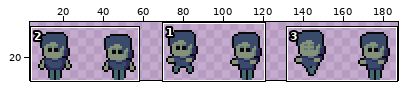
File history of a sprite sheet, assets/sprites/enemy/enemy3.png. The picture above shows the old version from afar; the outline marks the close-up.
Close-up. As it was:
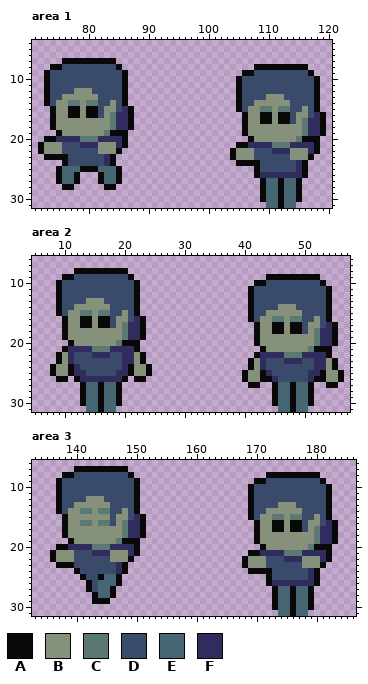
The file is 192x32 pixels. Shown: area 1: x 71..120, y 4..31; area 2: x 5..57, y 6..31; area 3: x 133..186, y 6..31. The wide view leaves out empty margins.
Palette (. is transparent): A #090909  B #85917a  C #5c7873  D #3a4a6b  E #466673  F #302c5e
Pixels before, area 1, first column x 72:
 7 ....AAAAAAAAA...................................
 8 ..AADDDDDDDDDA......................AAAAAAAAA...
 9 .ADDDDDDDDDDDDA...................AADDDDDDDDDA..
10 .ADDDDDDDDDDDDA..................ADDDDDDDDDDDDA.
11 .ADDDDDDDDDDDDA..................ADDDDDDDDDDDDA.
12 .ADDDDBBBDDDDDA..................ADDDDDDDDDDDDA.
13 .ADDBBBBBBDDDDA..................ADDDDBBBDDDDDA.
14 .ADBBCCBCCDDBDA..................ADDBBBBBBDDDDA.
15 ..ABBAABAADBBDFA.................ADBBCCBCCDDBDA.
16 ..ABBAABAADBCFFA..................ABBAABAADBBDFA
17 ..ABBBBBBBBBCFFA..................ABBAABAADBCFFA
18 ..ABBBBBBBBBCFFA..................ABBBBBBBBBCFFA
19 ...ABBBBBBBCAAA...................ABBBBBBBBBCFFA
20 .AAFFFFCCCFFFFA....................ABBBBBBBCAAA.
21 ABBBDDDFFFBBBFA..................AAFFFFCCCFFFFA.
22 ABBBDDDDDDBBBA..................ABBBDDDFFFBBBFA.
23 .AAAADDDDDDFA...................ABBBDDDDDDBBBA..
24 ....ADDDDDDFA....................AAAADDDDDDFA...
25 ...AEEEAAAEEEA......................ADDDDDDFA...
26 ...AEEA...AEEA......................AFFFFFFFA...
27 ...AEEA...AEEA.......................AEEAEEA....
28 ....AA.....AA........................AEEAEEA....
29 .....................................AEEAEEA....
30 .....................................AEEAEEA....
31 ......................................EEAEE.....
Pixels before, area 2, first column x 8:
 8 ....AAAAAAAAA....................................
 9 ..AADDDDDDDDDA......................AAAAAAAAA....
10 .ADDDDDDDDDDDDA...................AADDDDDDDDDA...
11 .ADDDDDDDDDDDDA..................ADDDDDDDDDDDDA..
12 .ADDDDDDDDDDDDA..................ADDDDDDDDDDDDA..
13 .ADDDDBBBDDDDDA..................ADDDDDDDDDDDDA..
14 .ADDBBBBBBDDDDA..................ADDDDBBBDDDDDA..
15 .ADBBCCBCCDDBDA..................ADDBBBBBBDDDDA..
16 ..ABBAABAADBBDFA.................ADBBCCBCCDDBDA..
17 ..ABBAABAADBCFFA..................ABBAABAADBBDFA.
18 ..ABBBBBBBBBCFFA..................ABBAABAADBCFFA.
19 ..ABBBBBBBBBCFFA..................ABBBBBBBBBCFFA.
20 ...ABBBBBBBCAAA...................ABBBBBBBBBCFFA.
21 ..AFFFFCCCFFFFA....................ABBBBBBBCAAA..
22 .ABFDDDFFFDDFFBA..................AFFFFCCCFFFFA..
23 .ABFDDDDDDDDFFBA.................ABFDDDFFFDDFFBA.
24 ABBAFDDDDDDDFABBA................ABFDDDDDDDDFFBA.
25 ABBAFFDDDDDFFABBA...............ABBAFDDDDDDFFABBA
26 .AA.AFFFFFFFA.AA................ABBAAFDDDDDFAABBA
27 .....AEEAEEA.....................AA..AEEAEEA..AA.
28 .....AEEAEEA.........................AEEAEEA.....
29 .....AEEAEEA.........................AEEAEEA.....
30 .....AEEAEEA.........................AEEAEEA.....
31 ......EEAEE...........................EEAEE......
Pixels before, area 3, first column x 136:
 7 ....AAAAAAAAA...................................
 8 ..AADDDDDDDDDA......................AAAAAAAAA...
 9 .ADDDDDDDDDDDDA...................AADDDDDDDDDA..
10 .ADDDDDDDDDDDDA..................ADDDDDDDDDDDDA.
11 .ADDDDDDDDDDDDA..................ADDDDDDDDDDDDA.
12 .ADDDDBBBDDDDDA..................ADDDDDDDDDDDDA.
13 .ADDBBBBBBDDDDA..................ADDDDBBBDDDDDA.
14 .ADBBCCBCCDDBDA..................ADDBBBBBBDDDDA.
15 ..ABBBBBBBDBBDFA.................ADBBCCBCCDDBDA.
16 ..ABBCCBCCDBCFFA..................ABBAABAADBBDFA
17 ..ABBBBBBBBBCFFA..................ABBAABAADBCFFA
18 ..ABBBBBBBBBCFFA..................ABBBBBBBBBCFFA
19 ...ABBBBBBBCAAA...................ABBBBBBBBBCFFA
20 .AAFFFFCCCFFFFA....................ABBBBBBBCAAA.
21 ABBBDDDFFFBBBFA..................AAFFFFCCCFFFFA.
22 ABBBDDDDDDBBBA..................ABBBDDDFFFBBBFA.
23 .AAADDDDDDDFA...................ABBBDDDDDDBBBA..
24 ....ADDDDDDFA....................AAAADDDDDDFA...
25 .....ADDAEEA........................ADDDDDDFA...
26 ......ADEEEA........................AFFFFFFFA...
27 ......ADEEA..........................AEEAEEA....
28 .......AEEA..........................AEEAEEA....
29 .......AAA...........................AEEAEEA....
30 .....................................AEEAEEA....
31 ......................................EEAEE.....
And afterwards:
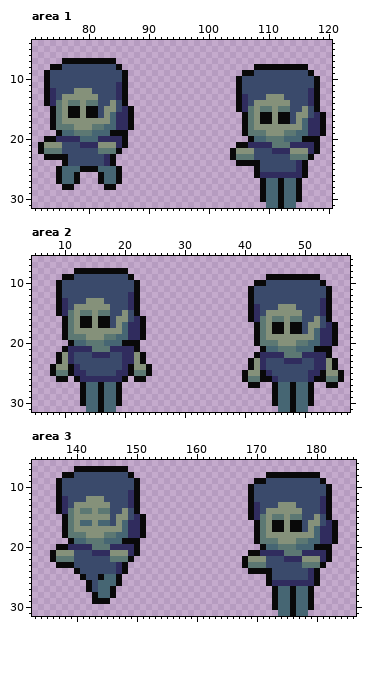
Difference:
Area 1:
y 11: x 85 D -> F
y 12: x 74 D -> F; x 85 D -> F; x 117 D -> F
y 13: x 74 D -> F; x 85 D -> F; x 106 D -> F; x 117 D -> F
y 14: x 74..75 DB -> FC; x 106 D -> F; x 117 D -> F
y 15: x 75 B -> C; x 106..107 DB -> FC
y 16: x 75 B -> C; x 84 C -> E; x 107 B -> C
y 17: x 75 B -> C; x 84 C -> E; x 107 B -> C; x 116 C -> E
y 18: x 75..77 BBB -> CCC; x 81..84 BBBC -> CCEE; x 107 B -> C; x 116 C -> E
y 19: x 76..83 BBBBBBBC -> EECCCEEE; x 107..109 BBB -> CCC; x 113..116 BBBC -> CCEE
y 20: x 79..81 CCC -> EEE; x 108..115 BBBBBBBC -> EECCCEEE
y 22: x 73..75 BBB -> CCC; x 82..84 BBB -> CCC
y 23: x 105..107 BBB -> CCC; x 114..116 BBB -> CCC
Area 2:
y 12: x 21 D -> F
y 13: x 10 D -> F; x 21 D -> F; x 53 D -> F
y 14: x 10 D -> F; x 21 D -> F; x 42 D -> F; x 53 D -> F
y 15: x 10..11 DB -> FC; x 42 D -> F; x 53 D -> F
y 16: x 11 B -> C; x 42..43 DB -> FC
y 17: x 11 B -> C; x 20 C -> E; x 43 B -> C
y 18: x 11 B -> C; x 20 C -> E; x 43 B -> C; x 52 C -> E
y 19: x 11..13 BBB -> CCC; x 17..20 BBBC -> CCEE; x 43 B -> C; x 52 C -> E
y 20: x 12..19 BBBBBBBC -> EECCCEEE; x 43..45 BBB -> CCC; x 49..52 BBBC -> CCEE
y 21: x 44..51 BBBBBBBC -> EECCCEEE
y 25: x 9..10 BB -> CC; x 22..23 BB -> CC
y 26: x 41..42 BB -> CC; x 54..55 BB -> CC
Area 3:
y 11: x 149 D -> F
y 12: x 138 D -> F; x 149 D -> F; x 181 D -> F
y 13: x 138 D -> F; x 149 D -> F; x 170 D -> F; x 181 D -> F
y 14: x 138..139 DB -> FC; x 170 D -> F; x 181 D -> F
y 15: x 139 B -> C; x 170..171 DB -> FC
y 16: x 139 B -> C; x 141..142 CC -> EE; x 144..145 CC -> EE; x 148 C -> E; x 171 B -> C
y 17: x 139 B -> C; x 148 C -> E; x 171 B -> C; x 180 C -> E
y 18: x 139..141 BBB -> CCC; x 145..148 BBBC -> CCEE; x 171 B -> C; x 180 C -> E
y 19: x 140..147 BBBBBBBC -> EECCCEEE; x 171..173 BBB -> CCC; x 177..180 BBBC -> CCEE
y 20: x 172..179 BBBBBBBC -> EECCCEEE
y 22: x 137..139 BBB -> CCC; x 146..148 BBB -> CCC
y 23: x 169..171 BBB -> CCC; x 178..180 BBB -> CCC
